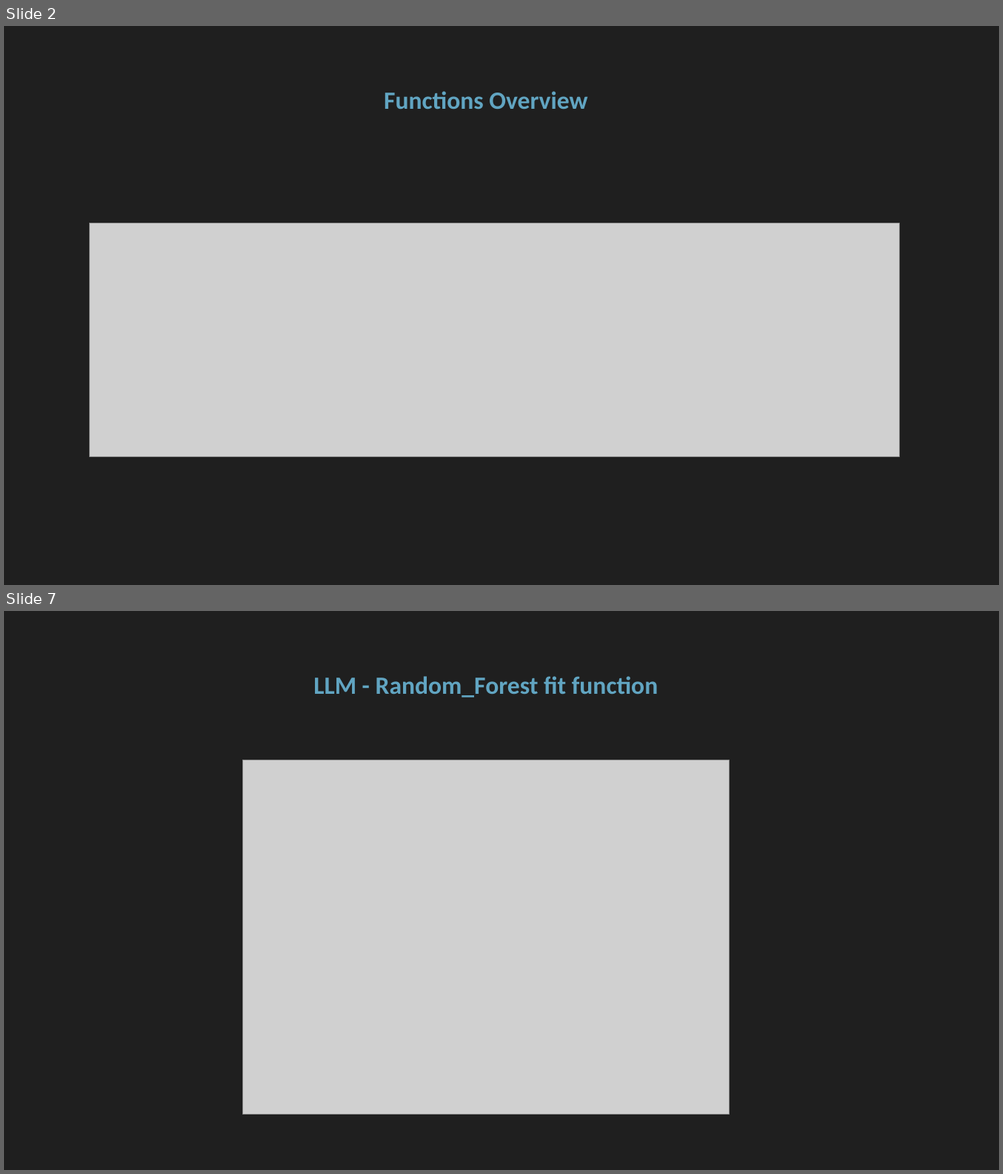
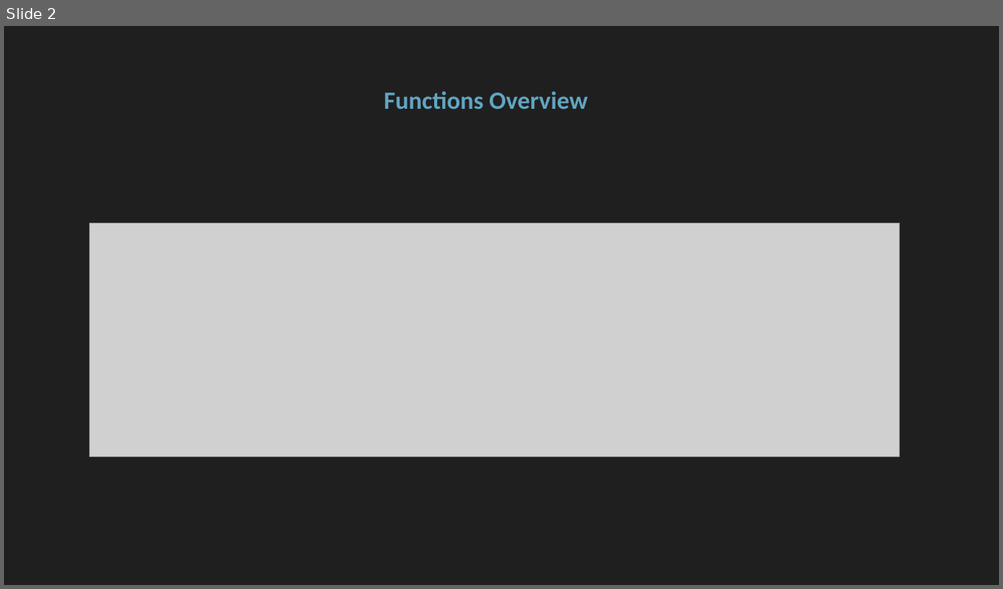
Before and after one commit to floengl/Machine-Learning, a slide deck: Exercise_3/Exercise3_slides.pptx. Shown one above the other, each under a label of ours: slides 2 and 7 before the commit, slide 2 after it; the slides between them are not shown. The pictures are 1003x1174 and 1003x589 pixels, drawn with LibreOffice and Linux fonts; fonts in the diff are those of the drawing; grey boxes stand for pictures. Boxes give left, top, right and bottom in pixels: in the first picture for what was removed or moved away, otherwise in the second. Text is boxed around its words. In the diff, an @@ line names an element or a change of style, - is before the commit and + after.

```diff
--- a/Exercise_3/Exercise3_slides.pptx
+++ b/Exercise_3/Exercise3_slides.pptx
@@ slide 7 removed at (4, 611, 999, 1170), background #1F1F1F @@
@@ title removed at (313, 676, 657, 698) @@
-LLM - Random_Forest fit function
@@ picture removed at (243, 760, 729, 1116) @@
```
Also in this commit, not shown: 4 slides changed, 3 slides added, 15 other slides removed, 6 other files.
